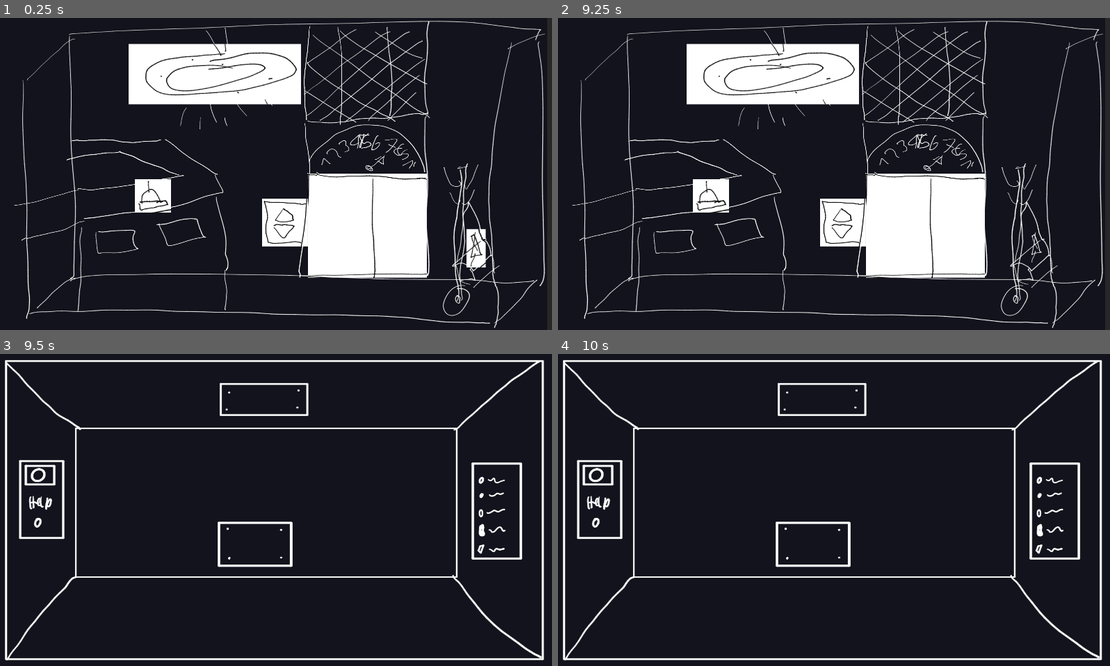
Above: before the commit, frames 1-4 (two rows, left to right).
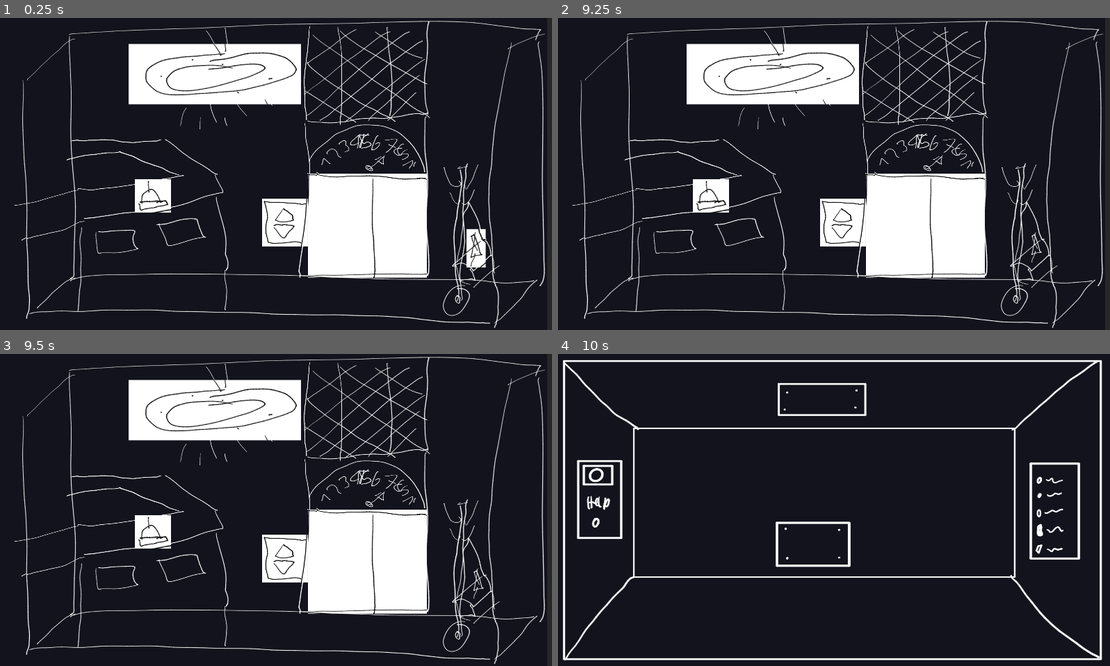
Above: after the commit, the same moments.

Repository: chippmann/dampfmechanische-einstellung
Game: Godot game, scene res://stages/00_Prologue.tscn
Two runs of this game, one before a commit and one after it. Both use one fixed random seed, a clock stepped at 60 frames per second and the inputs below. The engine's default icon, where the game draws it, is replaced by a stand-in: a white triangle on a blue panel in a dark square. Sound files missing from this copy of the repository are replaced by a short silence.
Inputs (mouse positions are in pixels of both pictures, inside the frame that each line leads up to):
- Up to frame 1 (0.25 s): no input
- Up to frame 2 (9.25 s): click (773, 74) at 0.5 s; click (712, 195) at 1.25 s; click (845, 223) at 2 s; click (927, 227) at 2.75 s; click (1032, 248) at 3.5 s; click (773, 74) at 4.25 s; click (712, 195) at 5 s; click (845, 223) at 5.75 s; click (927, 227) at 6.5 s; click (773, 74) at 7.25 s; click (712, 195) at 8 s; click (845, 223) at 8.75 s
- Up to frame 3 (9.5 s): no input
- Up to frame 4 (10 s): click (927, 563) at 9.52 s

Frames 1-2 are identical in both runs. In frame 3, 25% of the frame differs, in the area x 0-99%, y 0-100%; in frame 4, nothing differs.

Commit message:
add missing assets

Diff:
--- a/objects/Reception/ElevatorDoor/ElevatorDoorPush01.tres
+++ b/objects/Reception/ElevatorDoor/ElevatorDoorPush01.tres
@@ -1,11 +1,13 @@
-[gd_resource type="Resource" load_steps=3 format=2]
+[gd_resource type="Resource" load_steps=4 format=2]
 
 [ext_resource path="res://objects/base/resources/ObjectAction.gd" type="Script" id=1]
 [ext_resource path="res://objects/Reception/ElevatorDoor/ElevatorDoorCondition.gd" type="Script" id=2]
+[ext_resource path="res://assets/voice/room1/erst-mal-druecken.mp3" type="AudioStream" id=3]
 
 [resource]
 script = ExtResource( 1 )
 name = "ElevatorDoorPush01"
+audio = ExtResource( 3 )
 conditionExpression = ""
 conditionScript = ExtResource( 2 )
 actionExpression = ""
--- a/objects/Reception/ElevatorDoor/ElevatorDoorPush04.tres
+++ b/objects/Reception/ElevatorDoor/ElevatorDoorPush04.tres
@@ -1,12 +1,14 @@
-[gd_resource type="Resource" load_steps=4 format=2]
+[gd_resource type="Resource" load_steps=5 format=2]
 
 [ext_resource path="res://objects/base/resources/ObjectAction.gd" type="Script" id=1]
 [ext_resource path="res://objects/Reception/ElevatorDoor/elevatorDoorAction.gd" type="Script" id=2]
 [ext_resource path="res://objects/Reception/ElevatorDoor/ElevatorDoorCondition.gd" type="Script" id=3]
+[ext_resource path="res://assets/audio/fanfare.ogg" type="AudioStream" id=4]
 
 [resource]
 script = ExtResource( 1 )
 name = "ElevatorDoorPush04"
+audio = ExtResource( 4 )
 conditionExpression = ""
 conditionScript = ExtResource( 3 )
 actionExpression = ""
--- a/objects/Reception/Receptionist/receptionReceptionistWait02.tres
+++ b/objects/Reception/Receptionist/receptionReceptionistWait02.tres
@@ -1,7 +1,7 @@
 [gd_resource type="Resource" load_steps=4 format=2]
 
 [ext_resource path="res://objects/base/resources/ObjectAction.gd" type="Script" id=1]
-[ext_resource path="res://assets/voice/room1/jaja.mp3" type="AudioStream" id=2]
+[ext_resource path="res://assets/voice/room1/svp.mp3" type="AudioStream" id=2]
 [ext_resource path="res://objects/Reception/Receptionist/receptionReceptionistCondition.gd" type="Script" id=3]
 
 [resource]
--- a/rooms/Reception.tscn
+++ b/rooms/Reception.tscn
@@ -18,6 +18,7 @@
 [ext_resource path="res://objects/Reception/ElevatorDoor/ElevatorDoorPush02.tres" type="Resource" id=16]
 [ext_resource path="res://objects/Reception/ElevatorDoor/ElevatorDoorPush03.tres" type="Resource" id=17]
 [ext_resource path="res://objects/Reception/ElevatorDoor/ElevatorDoorPush04.tres" type="Resource" id=18]
+[ext_resource path="res://assets/texture/Reception/Receptionist.png" type="Texture" id=19]
 
 [node name="Reception" type="Node2D"]
 
@@ -75,8 +76,9 @@
 actions = [ ExtResource( 1 ) ]
 
 [node name="Receptionist" parent="." groups=["Receptionist"] instance=ExtResource( 10 )]
-margin_left = -117.0
-margin_top = 44.0
-margin_right = -53.0
-margin_bottom = 108.0
+margin_left = -191.0
+margin_top = 565.0
+margin_right = -34.0
+margin_bottom = 886.0
+texture_normal = ExtResource( 19 )
 actions = [ ExtResource( 12 ), ExtResource( 11 ), ExtResource( 13 ) ]
Not shown, added: assets/audio/fanfare.ogg.import
Binary file added: assets/texture/Reception/Receptionist.png
Not shown, added: assets/texture/Reception/Receptionist.png.import
Not shown, added: assets/voice/room1/erst-mal-druecken.mp3.import
Not shown, added: assets/voice/room1/svp.mp3.import
Not shown: 1 places in rooms/Reception.tscn that only renumber resources
Not shown, changed: assets/audio/bell.wav
Not shown, added: assets/audio/fanfare.ogg
Not shown, changed: assets/voice/room1/30-stock.mp3
Not shown, added: assets/voice/room1/erst-mal-druecken.mp3
Not shown, changed: assets/voice/room1/jaja.mp3
Not shown, added: assets/voice/room1/svp.mp3
